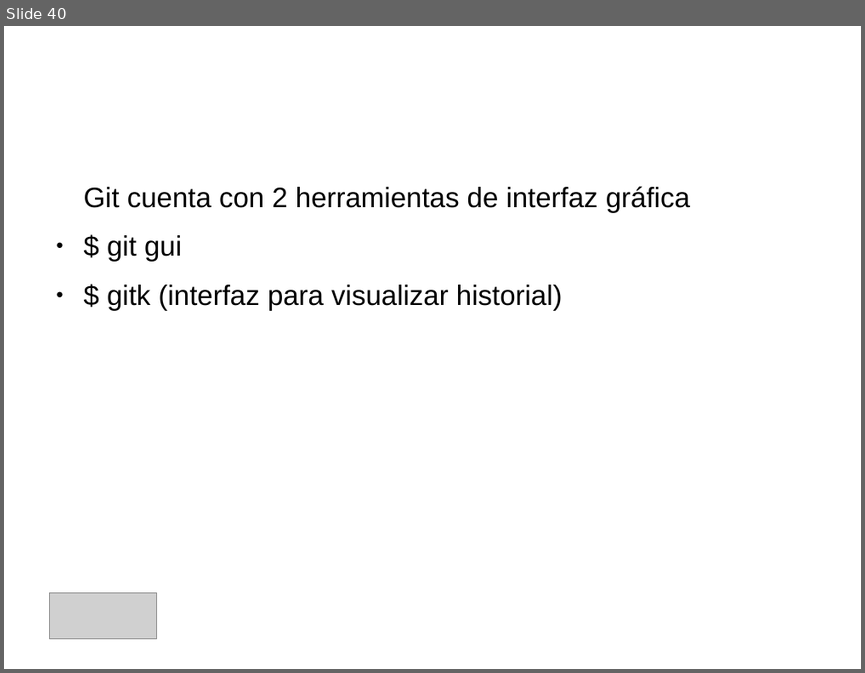
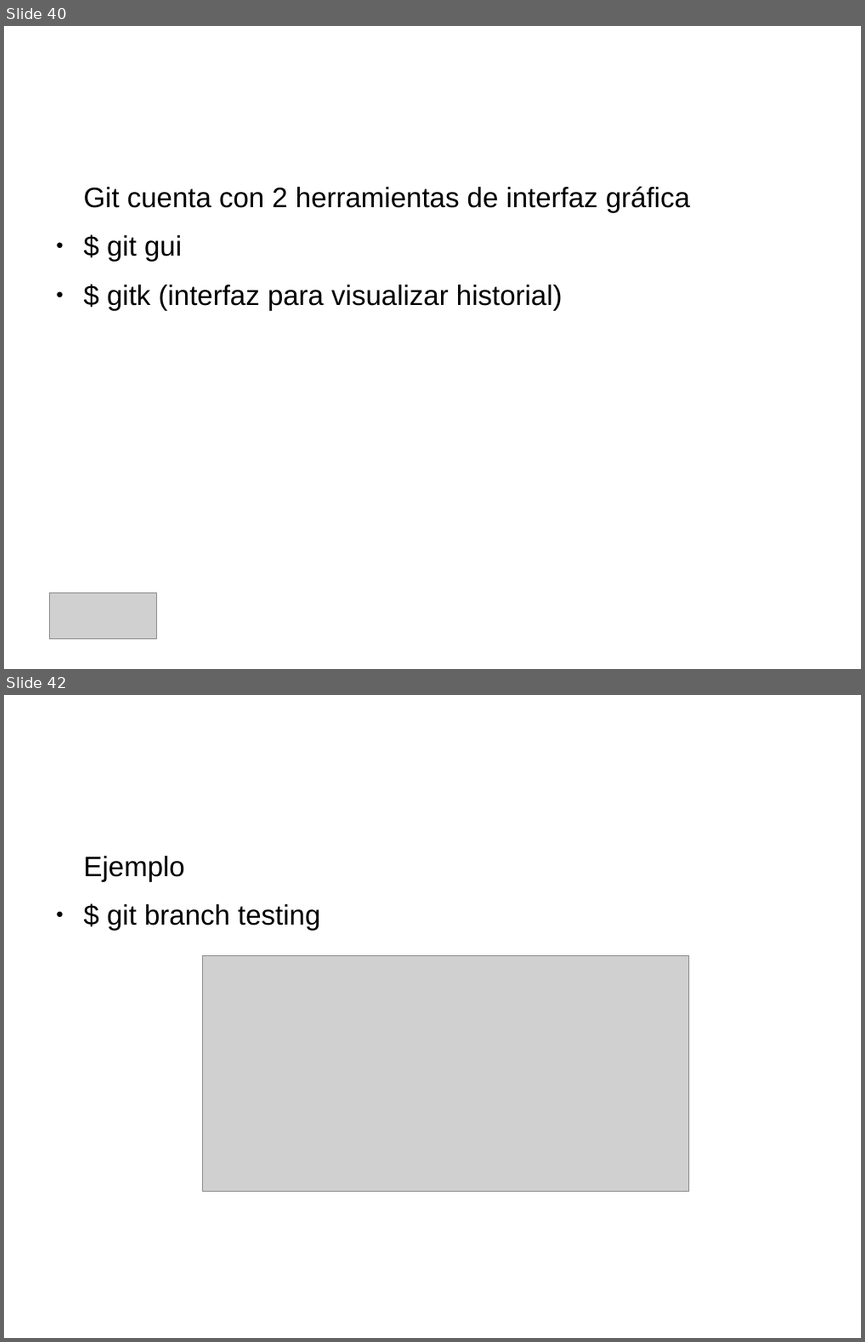
Before and after one commit to IllanPedro/Hardware, a slide deck: CursoGIT,GITHUB,SOURCETREE/Precentacion_Git.odp. Shown one above the other, each under a label of ours: slide 40 before the commit, slides 40 and 42 after it; the slides between them are not shown. The pictures are 865x673 and 865x1342 pixels, drawn with LibreOffice and Linux fonts; fonts in the diff are those of the drawing; grey boxes stand for pictures; background and template pictures are left out. Boxes give left, top, right and bottom in pixels: in the first picture for what was removed or moved away, otherwise in the second. Text is boxed around its words. In the diff, an @@ line names an element or a change of style, - is before the commit and + after.

```diff
--- a/CursoGIT,GITHUB,SOURCETREE/Precentacion_Git.odp
+++ b/CursoGIT,GITHUB,SOURCETREE/Precentacion_Git.odp
@@ slide 42 added at [4,695,861,1338], background picture (left out) @@
@@ text added at [84,856,320,930], 26 pt, text #000000 @@
+Ejemplo
+● $ git branch testing
@@ picture added at [203,955,689,1191] @@
```
Also in this commit, not shown: 1 slide changed, 1 other slide added.
